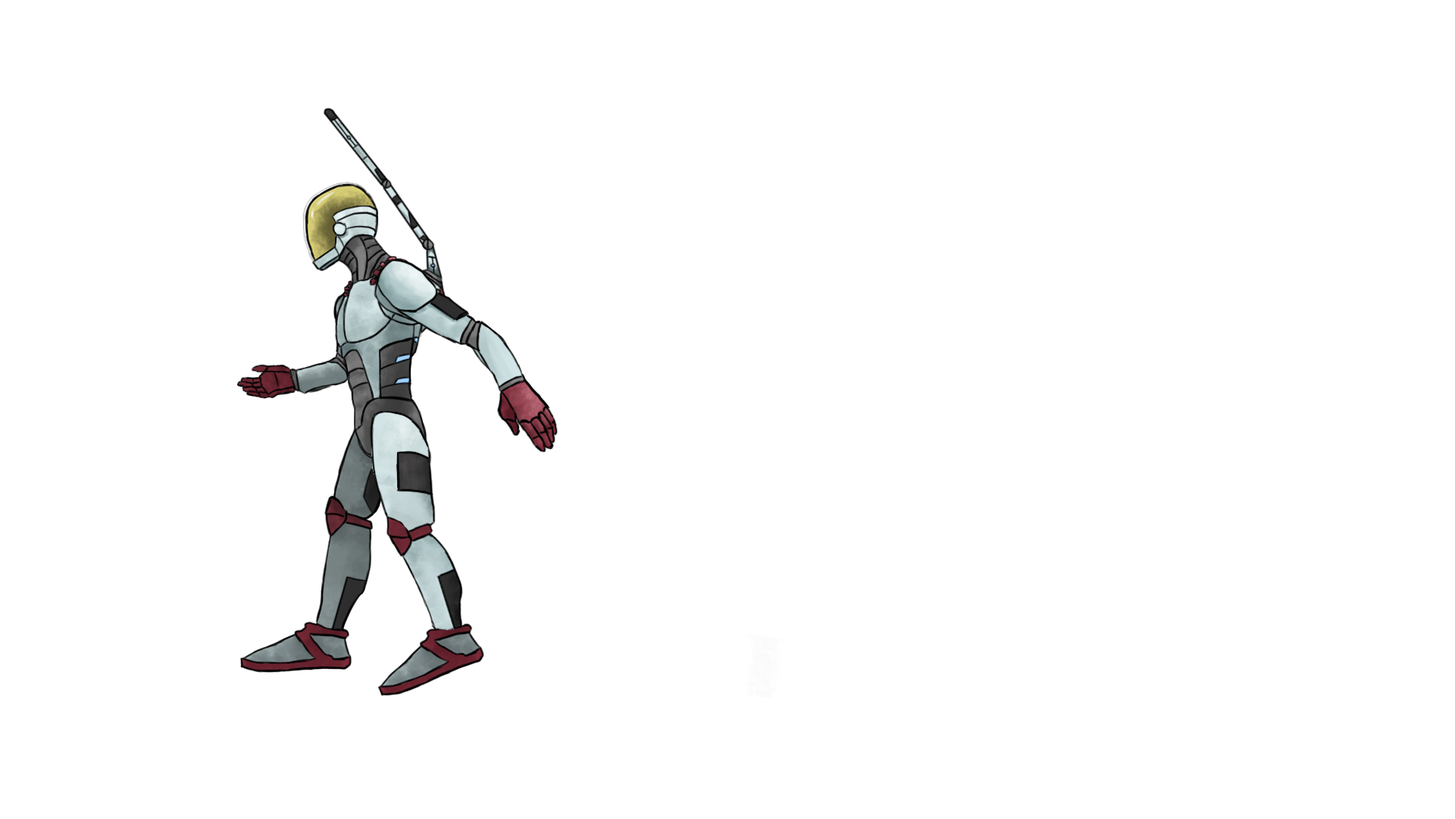
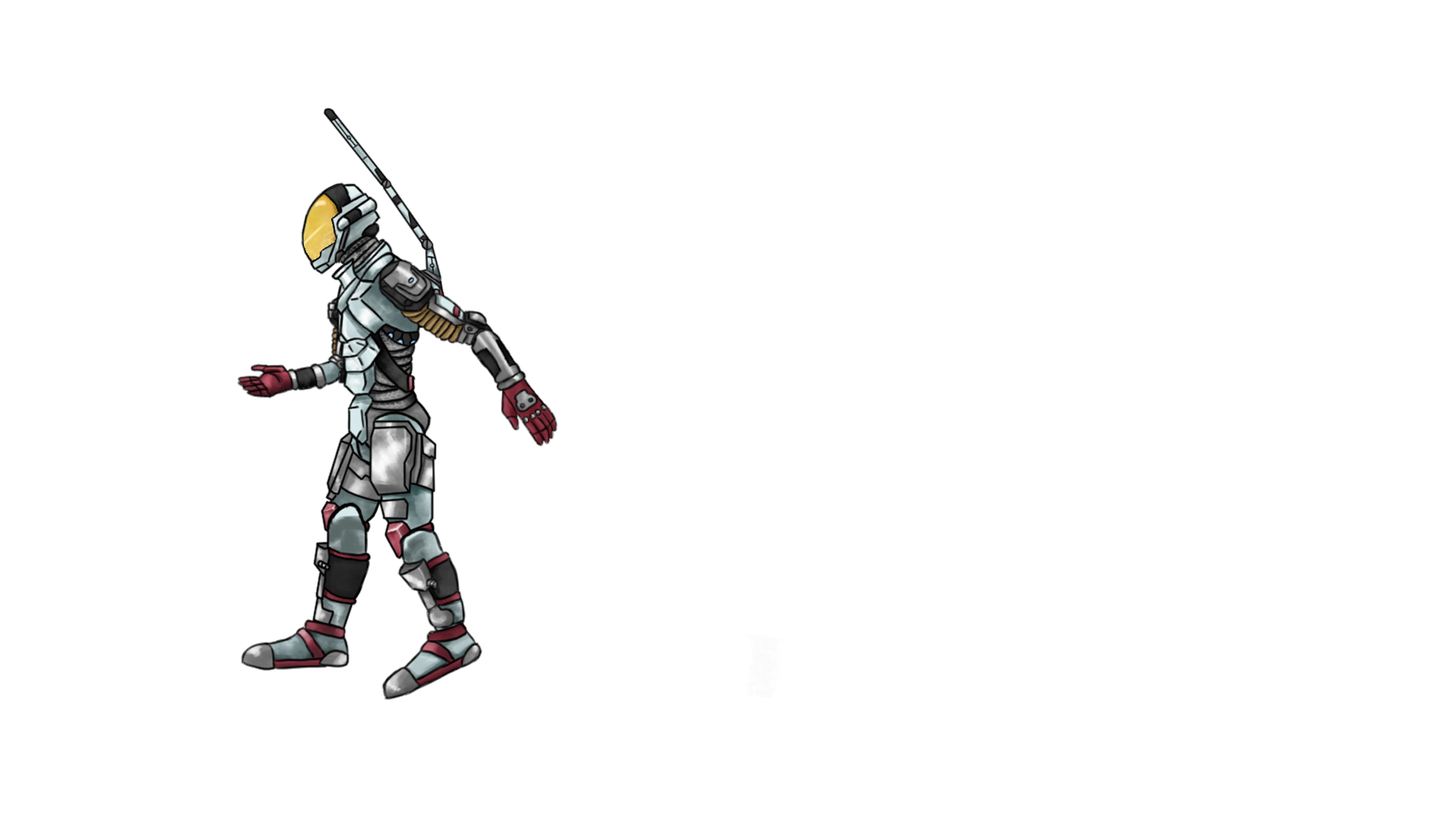
Before/after of a 1455x819 layered artwork. What changed in the layer stack:
painted on "Braço E 1 andando" over [375, 258, 494, 348]
painted on "Braço E 2 andando" over [433, 302, 559, 453]
painted on "Pé D andando" (1st of 2) over [377, 620, 485, 700]
painted on "Perna E 2 Andando" over [385, 515, 467, 640]
painted on "Perna E 1 Andando" over [368, 409, 437, 563]
painted on "Cabeça andando" over [300, 181, 382, 275]
painted on "Cabeça glow" over [303, 182, 378, 264]
painted on "Torso andando" over [331, 234, 448, 462]
painted on "Pé D andando" (2nd of 2) over [239, 617, 352, 674]
painted on "Perna D 2 andando" over [310, 494, 374, 639]
painted on "Perna D 1 andando" over [320, 416, 398, 543]
painted on "Braço D 1 Andando" over [326, 291, 373, 385]
painted on "Braço D 2 Andando" over [235, 355, 353, 400]
